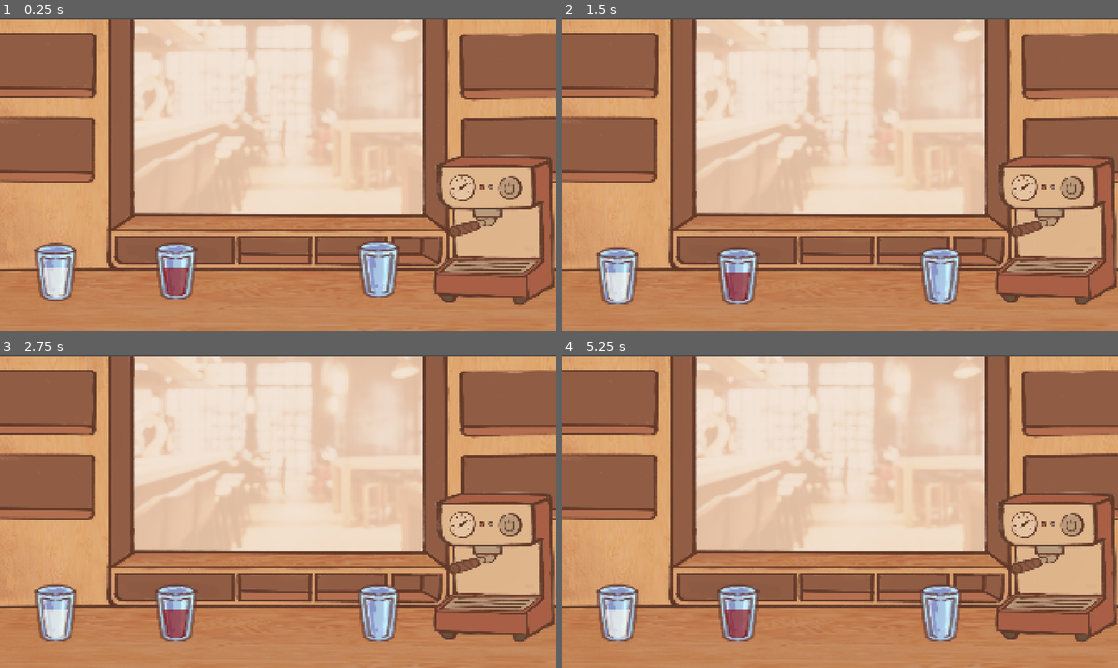
Above: before the commit, frames 1-4 (two rows, left to right).
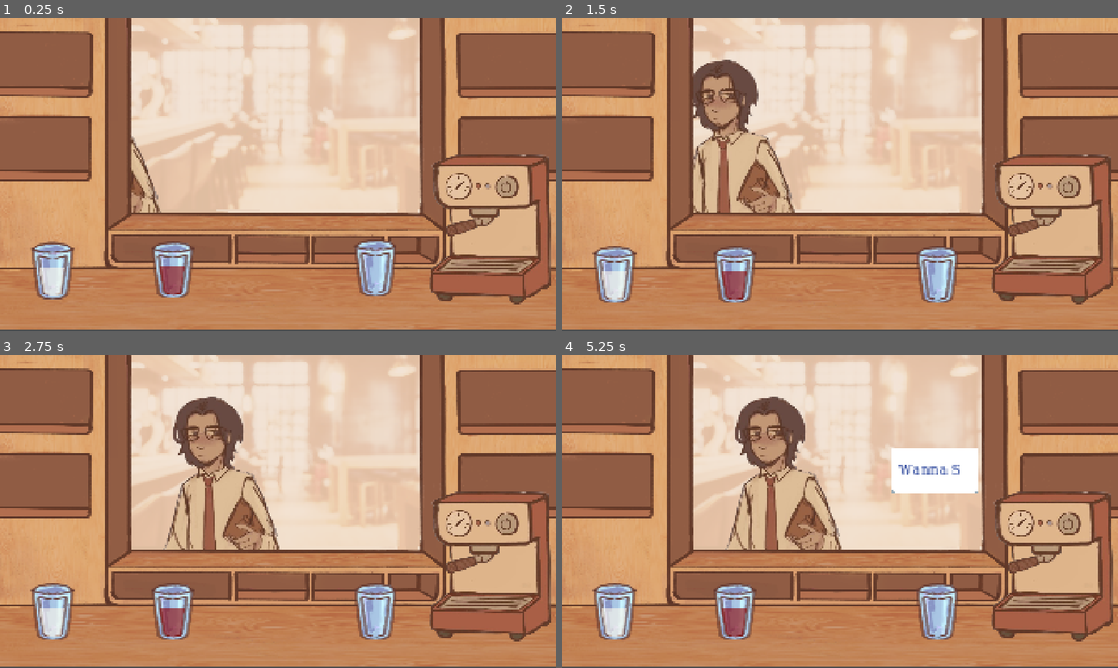
Above: after the commit, the same moments.

Repository: sanicatthedisco/brewing
Game: Godot game, scene res://main.tscn
Same seed, same stepped clock (60 frames per second), same inputs: the game is played once before the commit and once after it.
Inputs (mouse positions are in pixels of both pictures, inside the frame that each line leads up to):
- Up to frame 1 (0.25 s): no input
- Up to frame 2 (1.5 s): drag from (1045, 187) to (617, 230) at 0.52 s; drag from (728, 190) to (617, 230) at 1.27 s
- Up to frame 3 (2.75 s): move the mouse to (333, 442) at 2.02 s; hold Space (advance_dialog) from 2.03 s (still down); click (333, 442) at 2.17 s
- Up to frame 4 (5.25 s): release Space (advance_dialog) at 2.75 s; tap Enter at 2.75, 4.25 s; drag from (812, 574) to (617, 611) at 2.77 s; tap Space (advance_dialog) at 3.5, 5 s; move the mouse to (1006, 558) at 3.52 s; hold Space (advance_dialog) 3.53-4.25 s; click (1006, 558) at 3.67 s; drag from (673, 464) to (617, 589) at 4.27 s; move the mouse to (867, 511) at 5.02 s; hold Space (advance_dialog) from 5.03 s (still down); click (867, 511) at 5.17 s

The runs differ from the first frame. In frame 1, 17% of the frame differs, in the area x 0-100%, y 0-100%; in frame 2, 21%; in frame 3, 21%; in frame 4, 24%.

Commit message:
Transparency

Diff:
--- a/main.tscn
+++ b/main.tscn
@@ -2,11 +2,17 @@
 
 [ext_resource type="PackedScene" uid="uid://chxk2ct451rqe" path="res://Objects/Table.tscn" id="1_0xm2m"]
 [ext_resource type="PackedScene" uid="uid://bqepkful3ipox" path="res://Objects/Machines/EspressoMachine.tscn" id="1_7mycd"]
+[ext_resource type="PackedScene" uid="uid://f6q3hscdopp7" path="res://testing/test_character.tscn" id="1_272bh"]
 [ext_resource type="PackedScene" uid="uid://bygno35u5nyh5" path="res://Objects/Containers/Mug/Mug.tscn" id="4_1bvp3"]
 [ext_resource type="Texture2D" uid="uid://dfq1i8k4reyxm" path="res://Assets/Sprites/workspace_background.png" id="5_7mycd"]
 [ext_resource type="Texture2D" uid="uid://cei8e0m5y0gmn" path="res://Assets/Sprites/cafe_backdrop.png" id="6_272bh"]
 
 [node name="Main" type="Node2D" unique_id=1694163084]
+
+[node name="CharacterBody2D" parent="." unique_id=1050556539 instance=ExtResource("1_272bh")]
+z_index = -4
+position = Vector2(-61, 29)
+collision_layer = 2
 
 [node name="Mug3" parent="." unique_id=1266183240 instance=ExtResource("4_1bvp3")]
 position = Vector2(192, 846)
--- a/project.godot
+++ b/project.godot
@@ -31,7 +31,7 @@
 advance_dialog={
 "deadzone": 0.2,
 "events": [Object(InputEventKey,"resource_local_to_scene":false,"resource_name":"","device":-1,"window_id":0,"alt_press …(191 unchanged characters)…
-, null]
+]
 }
 
 [physics]
--- a/testing/test_character.tscn
+++ b/testing/test_character.tscn
@@ -1,6 +1,6 @@
 [gd_scene format=3 uid="uid://f6q3hscdopp7"]
 
-[ext_resource type="Texture2D" uid="uid://dr5guhpkql6qo" path="res://Assets/Sprites/unifinished_character.png" id="2_0vobd"]
+[ext_resource type="Texture2D" uid="uid://cva8hres8vye0" path="res://Assets/Sprites/char_transparent.png" id="1_4fqcr"]
 
 [sub_resource type="GDScript" id="GDScript_4fqcr"]
 script/source = "
@@ -39,15 +39,11 @@
 
 "
 
-[sub_resource type="AtlasTexture" id="AtlasTexture_dy1dn"]
-atlas = ExtResource("2_0vobd")
-region = Rect2(0, 0, 717, 1080)
-
 [sub_resource type="SpriteFrames" id="SpriteFrames_l0epr"]
 animations = [{
 "frames": [{
 "duration": 1.0,
-"texture": SubResource("AtlasTexture_dy1dn")
+"texture": ExtResource("1_4fqcr")
 }],
 "loop": 1,
 "name": &"default",
@@ -58,10 +54,12 @@
 size = Vector2(412, 916)
 
 [node name="CharacterBody2D" type="CharacterBody2D" unique_id=1050556539]
+collision_mask = 3
 script = SubResource("GDScript_4fqcr")
 
 [node name="AnimatedSprite2D" type="AnimatedSprite2D" parent="." unique_id=427216875]
 position = Vector2(374, 537)
+scale = Vector2(1.5, 1.5)
 sprite_frames = SubResource("SpriteFrames_l0epr")
 frame_progress = 0.22277889
 
Binary file added: Assets/Sprites/char_transparent.png
Not shown, added: Assets/Sprites/char_transparent.png.import
Not shown, added: Assets/.DS_Store
